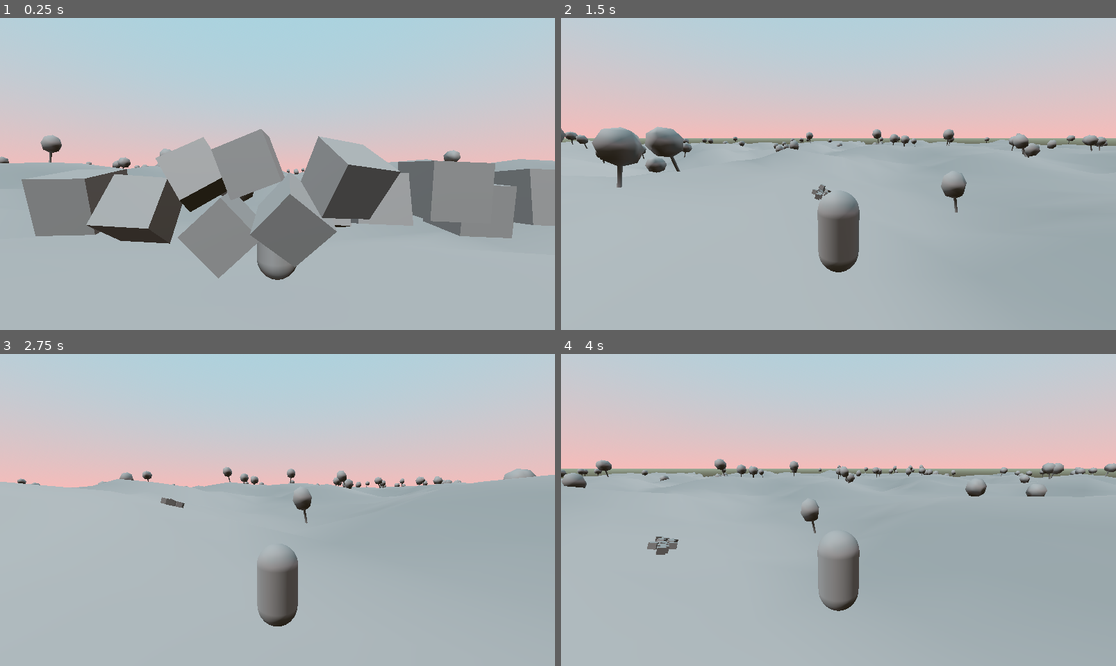
Above: before the commit, frames 1-4 (two rows, left to right).
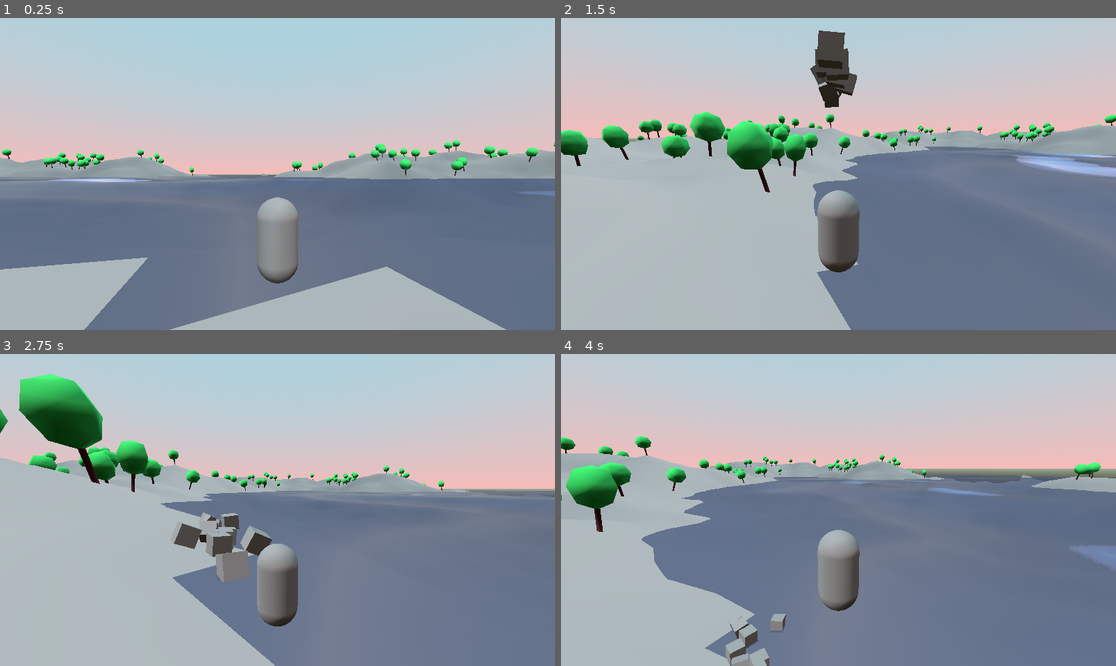
Above: after the commit, the same moments.

Repository: mncc8337/votan
Game: Godot game, scene res://scenes/world.tscn
Same seed, same stepped clock (60 frames per second), same inputs: the game is played once before the commit and once after it.
Inputs (mouse positions are in pixels of both pictures, inside the frame that each line leads up to):
- Up to frame 1 (0.25 s): no input
- Up to frame 2 (1.5 s): move the mouse to (960, 158) at 0.52 s; press the mouse at (960, 158) at 0.53 s; hold D (right) 0.53-1.28 s; tap Space (jump) at 0.77 s; move the mouse to (810, 174) at 1.27 s; release the mouse at (810, 174) at 1.28 s; hold E (fly_up) from 1.28 s (still down); click (810, 174) at 1.35 s
- Up to frame 3 (2.75 s): keep holding E (fly_up); tap Space (jump) at 1.52 s; move the mouse to (288, 503) at 2.02 s; press the mouse at (288, 503) at 2.03 s
- Up to frame 4 (4 s): keep holding E (fly_up); move the mouse to (832, 516) at 2.77 s; release the mouse at (832, 516) at 2.78 s; click (832, 516) at 2.85 s; tap Space (jump) at 3.02, 3.77 s; move the mouse to (877, 513) at 3.52 s; press the mouse at (877, 513) at 3.53 s

The runs differ from the first frame. In frame 1, 43% of the frame differs, in the area x 0-100%, y 35-100%; in frame 2, 37%; in frame 3, 41%; in frame 4, 47%, in the area x 0-100%, y 26-100%.

Commit message:
chunk voting, water shader

Diff:
--- a/objects/character.tscn
+++ b/objects/character.tscn
@@ -68,6 +68,7 @@
 transform = Transform3D(1, 0, 0, 0, 1, 0, 0, 0, 1, 0, 0.3499744, 0)
 
 [node name="Collision" type="CollisionShape3D" parent="."]
+transform = Transform3D(1, 0, 0, 0, -4.371139e-08, 1, 0, -1, -4.371139e-08, 0, 0, 0)
 shape = SubResource("CapsuleShape3D_cxq7b")
 
 [node name="Mesh" type="MeshInstance3D" parent="Collision"]
--- a/objects/chunk.gd
+++ b/objects/chunk.gd
@@ -8,6 +8,8 @@
 	set(new):
 		chunk_position = new
 		update_pos()
+
+@export var chunk_vote: int = 3
 
 var resolution: int
 var amplitude: float
@@ -29,6 +31,10 @@
 	terrain_function = _terrain_function
 
 func tree_probability(x: float, y: float, noise: float, normal: Vector3, random_factor: float) -> float:
+	# below sealevel
+	if noise < 0:
+		return 0
+
 	var angle = abs(acos(normal.dot(Vector3.UP)))
 
 	return 1.0 / angle * 1.0 / (50 - noise) * random_factor
--- a/objects/tree.tscn
+++ b/objects/tree.tscn
@@ -1,4 +1,10 @@
-[gd_scene format=3 uid="uid://dl53v8b1vfthp"]
+[gd_scene load_steps=3 format=3 uid="uid://dl53v8b1vfthp"]
+
+[sub_resource type="StandardMaterial3D" id="StandardMaterial3D_17au5"]
+albedo_color = Color(0.36445042, 0.15144521, 0.19179729, 1)
+
+[sub_resource type="StandardMaterial3D" id="StandardMaterial3D_j00qk"]
+albedo_color = Color(0.19215687, 0.84313726, 0.3764706, 1)
 
 [node name="Tree" type="CSGCombiner3D"]
 
@@ -6,9 +12,11 @@
 transform = Transform3D(1, 0, 0, 0, 1, 0, 0, 0, 1, 0, 3.04825, 0)
 radius = 0.337402
 height = 6.47583
+material = SubResource("StandardMaterial3D_17au5")
 
 [node name="CSGSphere3D" type="CSGSphere3D" parent="."]
 transform = Transform3D(1, 0, 0, 0, 1, 0, 0, 0, 1, 0, 7.4303, 0)
 radius = 3.73049
 radial_segments = 4
 rings = 4
+material = SubResource("StandardMaterial3D_j00qk")
--- a/scenes/chunk_controller.gd
+++ b/scenes/chunk_controller.gd
@@ -14,7 +14,10 @@
 
 var chunk_load_thread : Thread
 
-@export_range(1, 16, 1) var render_distance: int = 2:
+@export var default_vote: int = 15
+@export var hide_threshold: int = 10
+
+@export_range(1, 32, 1) var render_distance: int = 2:
 	set(new):
 		render_distance = new
 		reload_chunks()
@@ -52,18 +55,18 @@
 func _process(delta: float) -> void:
 	current_chunk_pos = get_chunk_position(player.position)
 	if current_chunk_pos != stored_chunk_pos:
-		move_chunks()
+		process_chunks()
 		stored_chunk_pos = current_chunk_pos
 
 func chunk_loader() -> void:
 	while true:
-		if len(unloaded_chunks) == 0:
+		if len(unloaded_chunks):
+			unloaded_chunks_mutex.lock()
+			unloaded_chunks.pop_front().update_mesh.call_deferred()
+			unloaded_chunks_mutex.unlock()
+		else:
 			# self-block if there is nothing to do
 			chunk_loader_semaphore.wait()
-
-		unloaded_chunks_mutex.lock()
-		unloaded_chunks.pop_front().update_mesh.call_deferred()
-		unloaded_chunks_mutex.unlock()
 
 func reload_chunks() -> void:
 	if not player:
@@ -77,8 +80,8 @@
 
 	# generate points inside a circle
 	var valid_points: Array[Vector2i] = []
-	for y in range(-render_distance, render_distance + 1):
-		var max_x = int(floor(sqrt(render_distance * render_distance - y * y)))
+	for y in range(-render_distance * 1.5, render_distance * 1.5 + 1):
+		var max_x = int(floor(sqrt(render_distance * render_distance * 1.5 * 1.5 - y * y)))
 		for x in range(-max_x, max_x + 1):
 			valid_points.append(Vector2i(x, y) + get_chunk_position(player.position))
 
@@ -88,41 +91,48 @@
 		new_chunk.set_param(chunk_resolution, chunk_amplitude, terrain_function)
 		new_chunk.size = chunk_size
 		new_chunk.chunk_position = pos
+		new_chunk.chunk_vote = default_vote
 		add_child(new_chunk)
 		all_chunks.append(new_chunk)
 		add_to_render_queue(new_chunk)
 	chunk_loader_semaphore.post()
 
-func move_chunks() -> void:
+func process_chunks() -> void:
 	# generate points inside render ranges
-	var old_range_points: Array[Vector2i] = []
 	var new_range_points: Array[Vector2i] = []
 	for y in range(-render_distance, render_distance + 1):
 		var max_x = int(floor(sqrt(render_distance * render_distance - y * y)))
 		for x in range(-max_x, max_x + 1):
-			old_range_points.append(Vector2i(x, y) + stored_chunk_pos)
 			new_range_points.append(Vector2i(x, y) + current_chunk_pos)
 
-	var overlap_points: Array[Vector2i] = []
-	for p1 in old_range_points:
-		for p2 in new_range_points:
-			if p1 == p2:
-				overlap_points.append(p1)
-				old_range_points.erase(p1)
-				new_range_points.erase(p1)
+	# show existed chunks inside new range
+	for chunk in all_chunks:
+		if not len(new_range_points):
+			break
+		if chunk.chunk_position in new_range_points:
+			new_range_points.erase(chunk.chunk_position)
+			if chunk.visible == false:
+				chunk.chunk_vote += hide_threshold * 1.5
+			chunk.visible = true
+			chunk.chunk_vote += 1
+		else:
+			chunk.chunk_vote -= 1
+			if chunk.chunk_vote <= 0:
+				all_chunks.erase(chunk)
+				chunk.queue_free()
+			elif chunk.chunk_vote < hide_threshold:
+				chunk.visible = false
 
-	# now old_range_points should contain to be moved chunks' position
-	# and new_range_points should contain not filled positions
-	# and both should have the same length
-
-	# move chunks to new position
-	for chunk in all_chunks:
-		if not len(old_range_points):
-			break
-		if chunk.chunk_position in old_range_points:
-			old_range_points.erase(chunk.chunk_position)
-			chunk.chunk_position = new_range_points.pop_back()
-			add_to_render_queue(chunk)
+	# add new chunks
+	for new_pos in new_range_points:
+		var new_chunk: Chunk = chunk_scene.instantiate()
+		new_chunk.set_param(chunk_resolution, chunk_amplitude, terrain_function)
+		new_chunk.size = chunk_size
+		new_chunk.chunk_position = new_pos
+		new_chunk.chunk_vote = default_vote
+		add_child(new_chunk)
+		all_chunks.append(new_chunk)
+		add_to_render_queue(new_chunk)
 	chunk_loader_semaphore.post()
 
 func update_terrain() -> void:
--- /dev/null
+++ b/scenes/sea.gd
@@ -0,0 +1,9 @@
+extends MeshInstance3D
+
+@export var player: CharacterBody3D
+func _ready() -> void:
+	self.position.y = 0
+
+func _physics_process(delta: float) -> void:
+	self.position.x = player.position.x
+	self.position.z = player.position.z
--- a/scenes/world.tscn
+++ b/scenes/world.tscn
@@ -1,12 +1,51 @@
-[gd_scene load_steps=11 format=3 uid="uid://f544tlbokj5m"]
+[gd_scene load_steps=17 format=3 uid="uid://f544tlbokj5m"]
 
 [ext_resource type="Script" uid="uid://bugedegi2fc42" path="res://scenes/chunk_controller.gd" id="1_4wyf3"]
 [ext_resource type="PackedScene" uid="uid://88gr4268v5wm" path="res://objects/character.tscn" id="1_k0juu"]
+[ext_resource type="Shader" uid="uid://cfdcwk7bec4du" path="res://sea.gdshader" id="2_71j4m"]
+[ext_resource type="Script" uid="uid://ccfdlxr8fl8w" path="res://scenes/sea.gd" id="2_k0juu"]
 [ext_resource type="Script" uid="uid://dcqrcncbyaa7x" path="res://scripts/noise_terrain.gd" id="3_4wyf3"]
 
+[sub_resource type="FastNoiseLite" id="FastNoiseLite_71j4m"]
+noise_type = 3
+frequency = 0.0033
+offset = Vector3(0, 739.13, 0)
+fractal_type = 2
+fractal_octaves = 6
+fractal_lacunarity = 2.13
+fractal_gain = 3.395
+fractal_weighted_strength = 1.0
+
+[sub_resource type="NoiseTexture2D" id="NoiseTexture2D_qfnet"]
+width = 64
+height = 64
+noise = SubResource("FastNoiseLite_71j4m")
+seamless = true
+as_normal_map = true
+normalize = false
+seamless_blend_skirt = 0.129
+bump_strength = 9.8
+
+[sub_resource type="ShaderMaterial" id="ShaderMaterial_qfnet"]
+render_priority = 0
+shader = ExtResource("2_71j4m")
+shader_parameter/normal_map_texture = SubResource("NoiseTexture2D_qfnet")
+shader_parameter/water_color = Color(0.5223388, 0.6899478, 1, 1)
+shader_parameter/wave_direction_1 = Vector2(1, 1)
+shader_parameter/wave_direction_2 = Vector2(-0.86, 1)
+shader_parameter/time_scale_1 = 0.00999999977648
+shader_parameter/time_scale_2 = 0.00999999977648
+
+[sub_resource type="PlaneMesh" id="PlaneMesh_k0juu"]
+material = SubResource("ShaderMaterial_qfnet")
+size = Vector2(1000, 1000)
+subdivide_width = 4
+subdivide_depth = 1024
+
 [sub_resource type="FastNoiseLite" id="FastNoiseLite_4wyf3"]
-
-[sub_resource type="Resource" id="Resource_k0juu"]
+frequency = 0.003
+
+[sub_resource type="Resource" id="Resource_4wyf3"]
 script = ExtResource("3_4wyf3")
 noises = Array[FastNoiseLite]([SubResource("FastNoiseLite_4wyf3")])
 metadata/_custom_type_script = "uid://dcqrcncbyaa7x"
@@ -38,16 +77,21 @@
 transform = Transform3D(1, 0, 0, 0, 1, 0, 0, 0, 1, 0, 1.134958, 4.9066215)
 
 [node name="Player" parent="." node_paths=PackedStringArray("camera_compound") instance=ExtResource("1_k0juu")]
-speed = 50.0
+transform = Transform3D(1, 0, 0, 0, 1, 0, 0, 0, 1, 0, 2.1287084, 0)
 camera_compound = NodePath("../CameraPivot")
+
+[node name="Sea" type="MeshInstance3D" parent="." node_paths=PackedStringArray("player")]
+mesh = SubResource("PlaneMesh_k0juu")
+script = ExtResource("2_k0juu")
+player = NodePath("../Player")
 
 [node name="ChunkController" type="Node" parent="." node_paths=PackedStringArray("player")]
 script = ExtResource("1_4wyf3")
 player = NodePath("../Player")
-render_distance = 3
-chunk_size = 128.0
-chunk_amplitude = 15.0
-terrain_function = SubResource("Resource_k0juu")
+render_distance = 4
+chunk_size = 64.0
+chunk_amplitude = 50.0
+terrain_function = SubResource("Resource_4wyf3")
 
 [node name="WorldEnvironment" type="WorldEnvironment" parent="."]
 environment = SubResource("Environment_rwgxs")
@@ -58,7 +102,7 @@
 [node name="Boxes" type="Node" parent="."]
 
 [node name="1x1 scale" type="RigidBody3D" parent="Boxes"]
-transform = Transform3D(1, 0, 0, 0, 1, 0, 0, 0, 1, 0, 2.03488, 0)
+transform = Transform3D(1, 0, 0, 0, 1, 0, 0, 0, 1, 0, 26.352007, 0)
 
 [node name="mesh" type="MeshInstance3D" parent="Boxes/1x1 scale"]
 mesh = SubResource("BoxMesh_4wyf3")
@@ -68,7 +112,7 @@
 shape = SubResource("BoxShape3D_rwgxs")
 
 [node name="1x1 scale2" type="RigidBody3D" parent="Boxes"]
-transform = Transform3D(1, 0, 0, 0, 1, 0, 0, 0, 1, 4.022375, 2.03488, 0)
+transform = Transform3D(1, 0, 0, 0, 1, 0, 0, 0, 1, 4.022375, 26.352007, 0)
 
 [node name="mesh" type="MeshInstance3D" parent="Boxes/1x1 scale2"]
 mesh = SubResource("BoxMesh_4wyf3")
@@ -78,7 +122,7 @@
 shape = SubResource("BoxShape3D_rwgxs")
 
 [node name="1x1 scale3" type="RigidBody3D" parent="Boxes"]
-transform = Transform3D(1, 0, 0, 0, 1, 0, 0, 0, 1, 0, 2.03488, 0)
+transform = Transform3D(1, 0, 0, 0, 1, 0, 0, 0, 1, 0, 26.352007, 0)
 
 [node name="mesh" type="MeshInstance3D" parent="Boxes/1x1 scale3"]
 mesh = SubResource("BoxMesh_4wyf3")
@@ -88,7 +132,7 @@
 shape = SubResource("BoxShape3D_rwgxs")
 
 [node name="1x1 scale4" type="RigidBody3D" parent="Boxes"]
-transform = Transform3D(1, 0, 0, 0, 1, 0, 0, 0, 1, 0, 2.03488, 0)
+transform = Transform3D(1, 0, 0, 0, 1, 0, 0, 0, 1, 0, 26.352007, 0)
 
 [node name="mesh" type="MeshInstance3D" parent="Boxes/1x1 scale4"]
 mesh = SubResource("BoxMesh_4wyf3")
@@ -98,7 +142,7 @@
 shape = SubResource("BoxShape3D_rwgxs")
 
 [node name="1x1 scale5" type="RigidBody3D" parent="Boxes"]
-transform = Transform3D(1, 0, 0, 0, 1, 0, 0, 0, 1, 0, 2.03488, 0)
+transform = Transform3D(1, 0, 0, 0, 1, 0, 0, 0, 1, 0, 26.352007, 0)
 
 [node name="mesh" type="MeshInstance3D" parent="Boxes/1x1 scale5"]
 mesh = SubResource("BoxMesh_4wyf3")
@@ -108,7 +152,7 @@
 shape = SubResource("BoxShape3D_rwgxs")
 
 [node name="1x1 scale6" type="RigidBody3D" parent="Boxes"]
-transform = Transform3D(1, 0, 0, 0, 1, 0, 0, 0, 1, 0, 2.03488, 0)
+transform = Transform3D(1, 0, 0, 0, 1, 0, 0, 0, 1, 0, 26.352007, 0)
 
 [node name="mesh" type="MeshInstance3D" parent="Boxes/1x1 scale6"]
 mesh = SubResource("BoxMesh_4wyf3")
@@ -118,7 +162,7 @@
 shape = SubResource("BoxShape3D_rwgxs")
 
 [node name="1x1 scale7" type="RigidBody3D" parent="Boxes"]
-transform = Transform3D(1, 0, 0, 0, 1, 0, 0, 0, 1, 0, 2.03488, 0)
+transform = Transform3D(1, 0, 0, 0, 1, 0, 0, 0, 1, 0, 26.352007, 0)
 
 [node name="mesh" type="MeshInstance3D" parent="Boxes/1x1 scale7"]
 mesh = SubResource("BoxMesh_4wyf3")
@@ -128,7 +172,7 @@
 shape = SubResource("BoxShape3D_rwgxs")
 
 [node name="1x1 scale8" type="RigidBody3D" parent="Boxes"]
-transform = Transform3D(1, 0, 0, 0, 1, 0, 0, 0, 1, 0, 2.03488, 0)
+transform = Transform3D(1, 0, 0, 0, 1, 0, 0, 0, 1, 0, 26.352007, 0)
 
 [node name="mesh" type="MeshInstance3D" parent="Boxes/1x1 scale8"]
 mesh = SubResource("BoxMesh_4wyf3")
@@ -138,7 +182,7 @@
 shape = SubResource("BoxShape3D_rwgxs")
 
 [node name="1x1 scale9" type="RigidBody3D" parent="Boxes"]
-transform = Transform3D(1, 0, 0, 0, 1, 0, 0, 0, 1, 0, 2.03488, 0)
+transform = Transform3D(1, 0, 0, 0, 1, 0, 0, 0, 1, 0, 26.352007, 0)
 
 [node name="mesh" type="MeshInstance3D" parent="Boxes/1x1 scale9"]
 mesh = SubResource("BoxMesh_4wyf3")
@@ -148,7 +192,7 @@
 shape = SubResource("BoxShape3D_rwgxs")
 
 [node name="1x1 scale10" type="RigidBody3D" parent="Boxes"]
-transform = Transform3D(1, 0, 0, 0, 1, 0, 0, 0, 1, 0, 2.03488, 0)
+transform = Transform3D(1, 0, 0, 0, 1, 0, 0, 0, 1, 0, 26.352007, 0)
 
 [node name="mesh" type="MeshInstance3D" parent="Boxes/1x1 scale10"]
 mesh = SubResource("BoxMesh_4wyf3")
@@ -158,7 +202,7 @@
 shape = SubResource("BoxShape3D_rwgxs")
 
 [node name="1x1 scale11" type="RigidBody3D" parent="Boxes"]
-transform = Transform3D(1, 0, 0, 0, 1, 0, 0, 0, 1, 0, 2.03488, 0)
+transform = Transform3D(1, 0, 0, 0, 1, 0, 0, 0, 1, 0, 26.352007, 0)
 
 [node name="mesh" type="MeshInstance3D" parent="Boxes/1x1 scale11"]
 mesh = SubResource("BoxMesh_4wyf3")
@@ -168,7 +212,7 @@
 shape = SubResource("BoxShape3D_rwgxs")
 
 [node name="1x1 scale12" type="RigidBody3D" parent="Boxes"]
-transform = Transform3D(1, 0, 0, 0, 1, 0, 0, 0, 1, 0, 2.03488, 0)
+transform = Transform3D(1, 0, 0, 0, 1, 0, 0, 0, 1, 0, 26.352007, 0)
 
 [node name="mesh" type="MeshInstance3D" parent="Boxes/1x1 scale12"]
 mesh = SubResource("BoxMesh_4wyf3")
--- a/scripts/sine_terrain.gd
+++ b/scripts/sine_terrain.gd
@@ -2,30 +2,23 @@
 class_name SineTerrain
 extends TerrainFunction
 
-@export var a := 1.0:
+@export_enum("x", "y") var component: int
+
+@export var amplitude := 1.0:
 	set(new):
-		a = new
+		amplitude = new
 		function_changed.emit()
-@export var b := 1.0:
+@export var angular_frequency := 1.0:
 	set(new):
-		b = new
+		angular_frequency = new
 		function_changed.emit()
-@export var c := 1.0:
+@export var phase := 0.0:
 	set(new):
-		c = new
-		function_changed.emit()
-@export var d := 1.0:
-	set(new):
-		d = new
-		function_changed.emit()
-@export var e := 1.0:
-	set(new):
-		e = new
-		function_changed.emit()
-@export var f := 1.0:
-	set(new):
-		f = new
+		phase = new
 		function_changed.emit()
 
 func get_height(x: float, y: float) -> float:
-	return a * sin(b * x + c) + d * sin(e * y + f)
+	if component == 0:
+		return amplitude * sin(angular_frequency * x + phase)
+	else:
+		return amplitude * sin(angular_frequency * y + phase)
--- /dev/null
+++ b/scripts/sum_of_sines_terrain.gd
@@ -0,0 +1,17 @@
+@tool
+class_name SumOfSinesTerrain
+extends TerrainFunction
+
+@export var sines: Array[SineTerrain]:
+	set(new):
+		sines = new
+		if sines:
+			for i in sines.size():
+				sines[i].function_changed.connect(function_changed.emit)
+			function_changed.emit()
+
+func get_height(x: float, y: float) -> float:
+	var height = 0
+	for sin in sines:
+		height += sin.get_height(x, y)
+	return height
--- /dev/null
+++ b/sea.gdshader
@@ -0,0 +1,18 @@
+shader_type spatial;
+
+uniform sampler2D normal_map_texture : hint_normal;
+uniform vec3 water_color : source_color = vec3(0.0625, 0.1992, 0.3594);
+uniform vec2 wave_direction_1 = vec2(1.0, 1.0);
+uniform vec2 wave_direction_2 = vec2(-1.0, 1.0);
+uniform float time_scale_1 : hint_range(0.0, 1.5, 0.01);
+uniform float time_scale_2 : hint_range(0.0, 1.5, 0.01);
+
+void fragment() {
+	vec3 normal_map = texture(normal_map_texture, UV + wave_direction_1 * TIME * time_scale_1).xyz;
+	normal_map += texture(normal_map_texture, UV + wave_direction_2 * TIME * time_scale_2).xyz;
+	ROUGHNESS = 0.00;
+	METALLIC = 0.0;
+	NORMAL_MAP = normal_map;
+	ALBEDO = water_color;
+	ALPHA = 0.7;
+}
Not shown, added: scenes/sea.gd.uid
Not shown, changed: scripts/sine_terrain.gd.uid
Not shown, added: scripts/sum_of_sines_terrain.gd.uid
Not shown, added: sea.gdshader.uid
